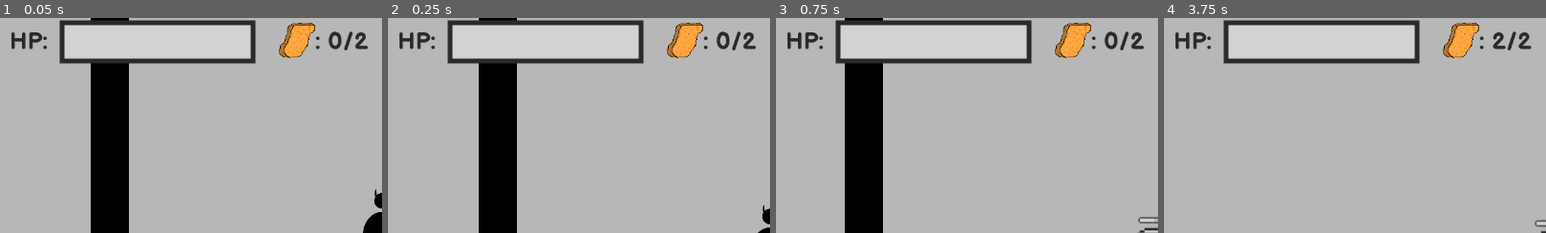
Above: before the commit, frames 1-4 (left to right).
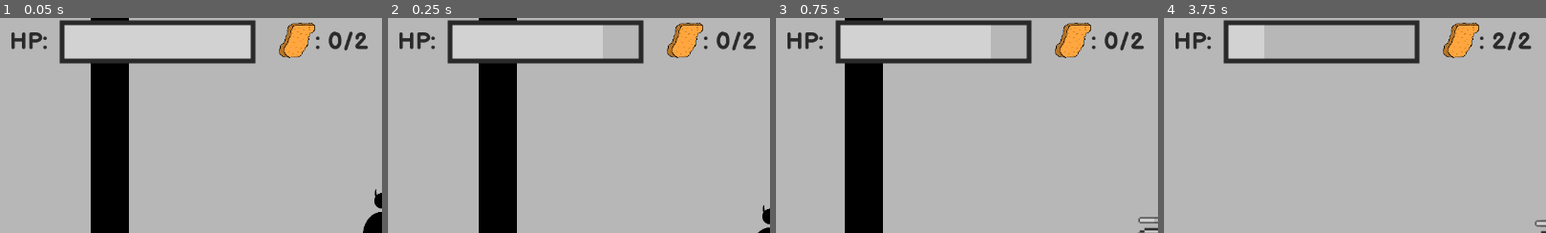
Above: after the commit, the same moments.

Repository: BesterCoder/nuggie-collector
Game: Godot game, scene res://levels/level_001.tscn
Two runs of this game, one before a commit and one after it. Both use one fixed random seed, a clock stepped at 60 frames per second and the inputs below.
Inputs (mouse positions are % of the whole screen's width and height, from its top left):
- Up to frame 1 (0.05 s): no input
- Up to frame 2 (0.25 s): no input
- Up to frame 3 (0.75 s): move the mouse to (72, 45) at 0.52 s; press the mouse at (72, 45) at 0.53 s; hold D (move_right) from 0.53 s (still down)
- Up to frame 4 (3.75 s): tap W (jump) at 0.77, 1.52, 3.02 s; move the mouse to (30, 55) at 1.27 s; release the mouse at (30, 55) at 1.28 s; tap 1 (select_pistol) at 1.35 s; move the mouse to (60, 28) at 2.02 s; release D (move_right) at 2.03 s; hold A (move_left) 2.03-2.78 s; tap 2 (select_rifle) at 2.1 s; move the mouse to (45, 70) at 2.77 s; hold D (move_right) from 2.78 s (still down); tap 3 (select_shotgun) at 2.85 s; move the mouse to (80, 65) at 3.52 s; press the mouse at (80, 65) at 3.53 s
The pictures show only the part of the screen within x 0-50%, y 3-53%; the shares and areas given below are measured in that part.

Frame 1 is identical in both runs. In frame 2, 1.4% of the frame differs, in the area x 56-66%, y 3-19%; in frame 3, 1.4%; in frame 4, 5.9%, in the area x 26-66%, y 3-19%.

Commit message:
Show player's health with PlayerHUD health bar

Diff:
--- a/characters/player/Player.gd
+++ b/characters/player/Player.gd
@@ -1,6 +1,7 @@
 extends KinematicBody2D
 
 signal weapon_chagned
+signal health_chagned
 
 const SPEED = 180*3
 const GRAVITY = 35
@@ -25,6 +26,7 @@
 		queue_free()
 	elif health > max_health:
 		health = max_health
+	emit_signal("health_chagned")
 
 # Rotate and and the weapon location
 # based on mouse location and move direction
--- a/characters/player/PlayerHUD.gd
+++ b/characters/player/PlayerHUD.gd
@@ -4,6 +4,7 @@
 var nuggies_collected = 0
 var player = null
 var hud_weapons = []
+var hp_bar_width = 0
 
 # Print and push a error message end exit the game
 func _hud_error_exit(message: String):
@@ -13,6 +14,8 @@
 	get_tree().quit()
 
 func _ready():
+	hp_bar_width = $HealthBar.rect_size.x
+
 	var nuggies = get_tree().get_root().find_node("Nuggies", true, false).get_children()
 	# Nuggies are required in each level
 	if nuggies == null:
@@ -27,6 +30,7 @@
 	if player == null:
 		_hud_error_exit("No Player found in the Scene")
 	player.connect("weapon_chagned", self, "_on_weapon_changed")
+	player.connect("health_chagned", self, "_on_health_changed")
 
 	# Weapons need to be in the same order as in Player.gd
 	hud_weapons = [$Pistol, $Rifle, $Shotgun]
@@ -45,10 +49,13 @@
 	else:
 		$Ammo/Label.text = "%d/%d" % [weapon.current_ammo, weapon.max_ammo]
 
-
 func _on_nuggie_collected():
 	nuggies_collected += 1
 	_update_nuggie_text()
+
+func _on_health_changed():
+	var new_size = float(hp_bar_width) * (float(player.health) / player.max_health)
+	$HealthBar.rect_size.x = new_size
 
 func _on_weapon_changed():
 	for idx in range(len(player.weapons)):
